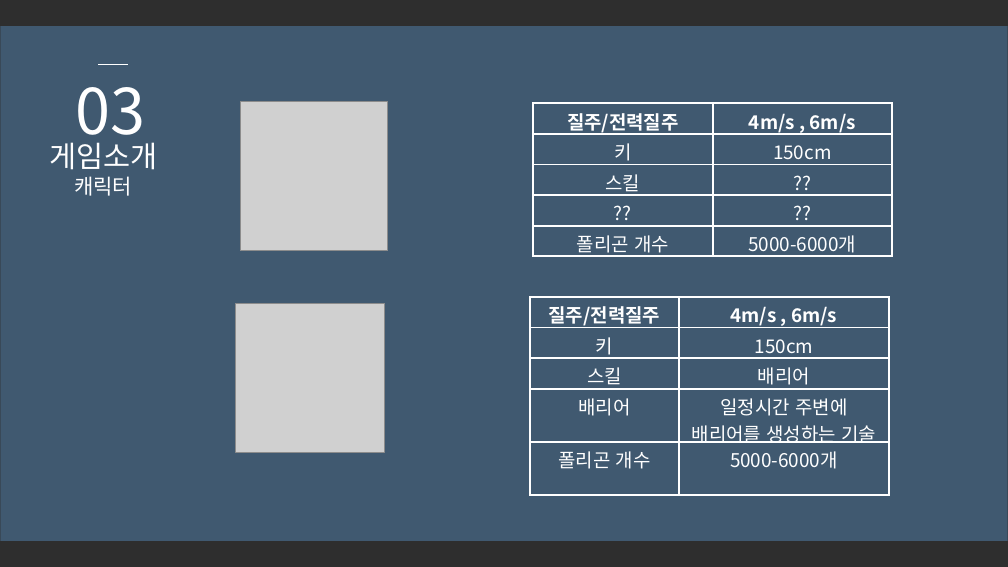
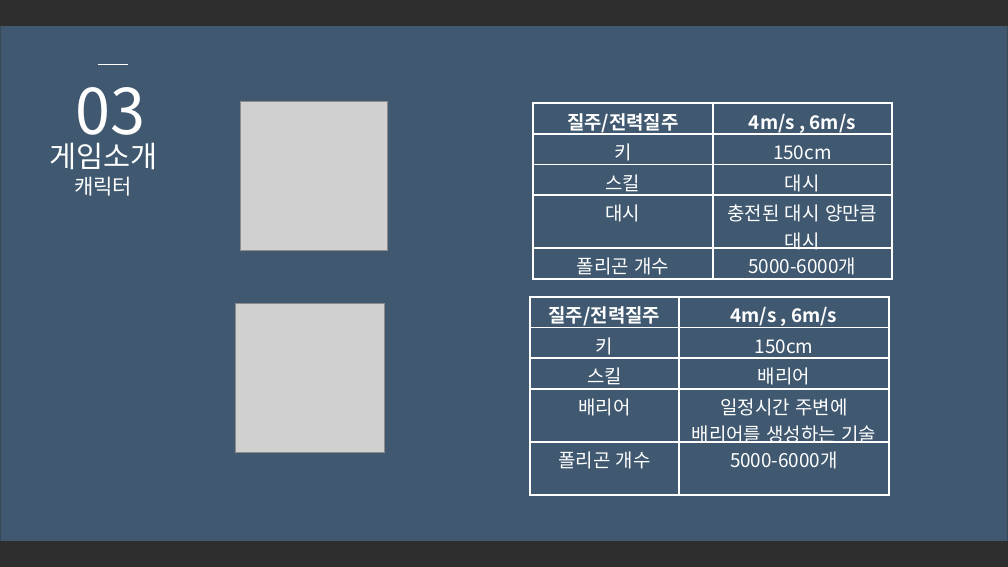
Before and after one commit to SuperTaeJun/GraduationWork, a slide deck: slide 8 of 졸업작품 제안서/졸업작품 제안서ver3.pptx. Drawn at 1008x567 pixels with LibreOffice and Linux fonts; fonts in the diff are those of the drawing; grey boxes stand for pictures; background and template pictures are left out; a plain dark background stands for a picture behind light text. Boxes give left, top, right and bottom in pixels: in the first picture for what was removed or moved away, otherwise in the second. Text is boxed around its words. In the diff, an @@ line names an element or a change of style, - is before the commit and + after.

```diff
--- a/졸업작품 제안서/졸업작품 제안서ver3.pptx
+++ b/졸업작품 제안서/졸업작품 제안서ver3.pptx
@@ table at bbox=[533, 104, 892, 283] @@
-row 3, column 2: ??
+row 3, column 2: 대시
-row 4, column 1: ??
+row 4, column 1: 대시
-row 4, column 2: ??
+row 4, column 2: 충전된 대시 양만큼 대시
```
Also in this commit, not shown: 5 other slides changed.
